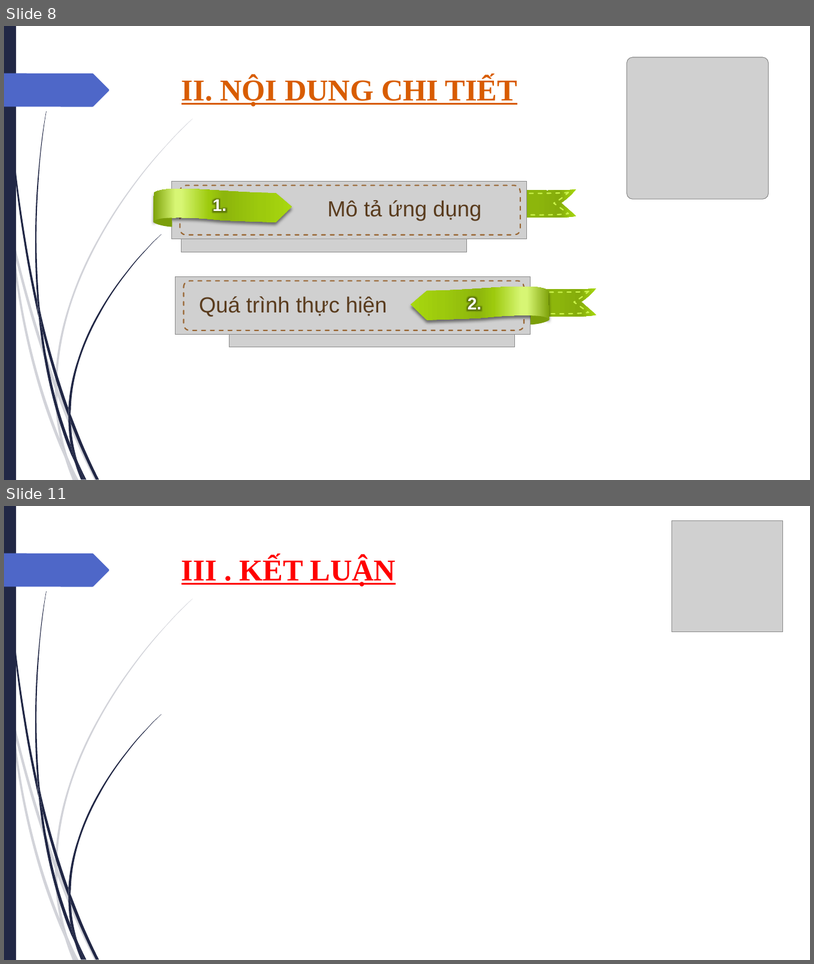
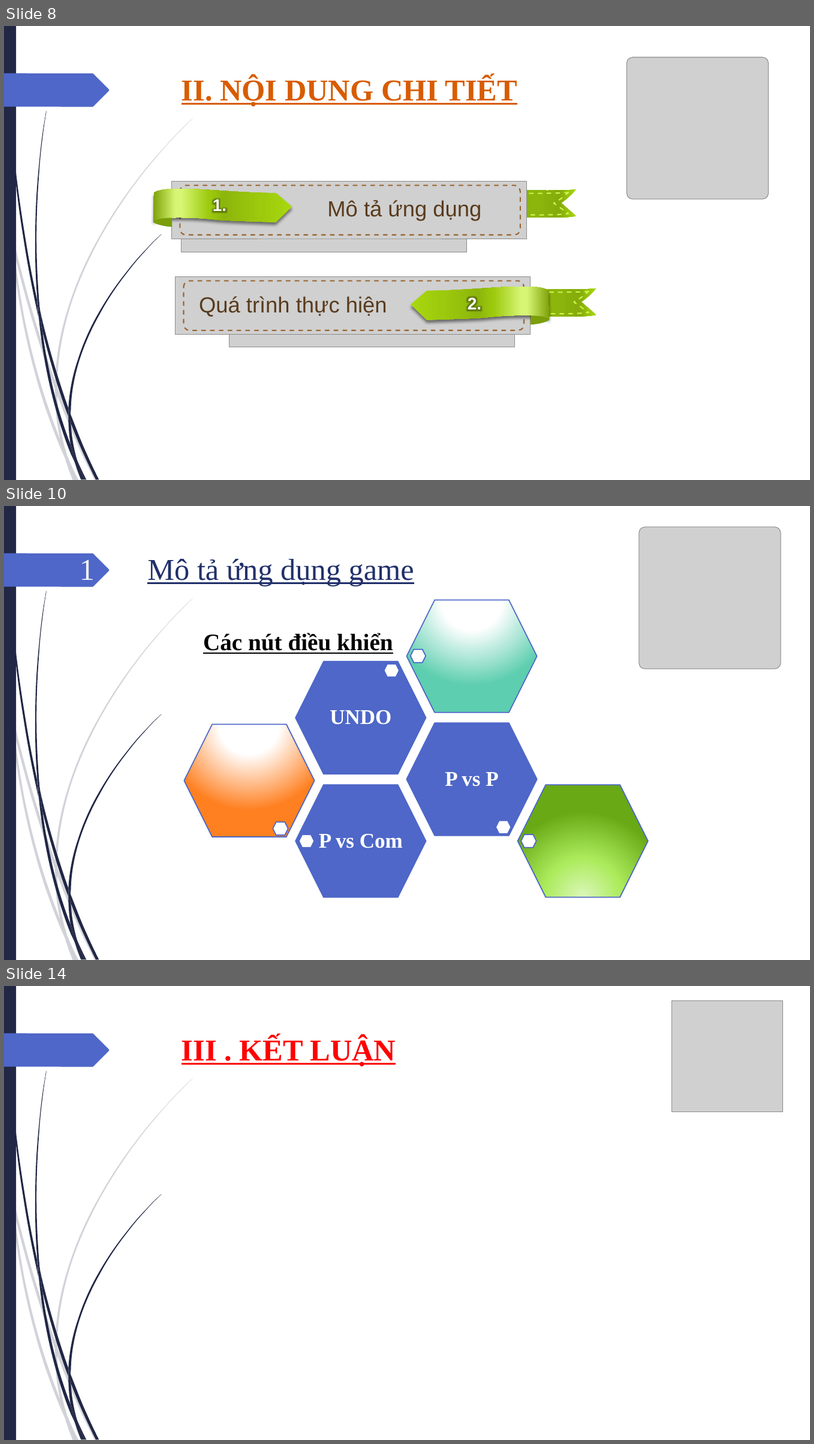
Before and after one commit to 17110144/caro-game-one-player, a slide deck: SLIDE GAME CARO ONE PLAYER.pptx. Shown one above the other, each under a label of ours: slides 8 and 11 before the commit, slides 8, 10 and 14 after it; the slides between them are not shown. The pictures are 814x964 and 814x1444 pixels, drawn with LibreOffice and Linux fonts; fonts in the diff are those of the drawing; grey boxes stand for pictures; background and template pictures are left out. Boxes give left, top, right and bottom in pixels: in the first picture for what was removed or moved away, otherwise in the second. Text is boxed around its words. In the diff, an @@ line names an element or a change of style, - is before the commit and + after.

```diff
--- a/SLIDE GAME CARO ONE PLAYER.pptx
+++ b/SLIDE GAME CARO ONE PLAYER.pptx
@@ slide 10 added at bbox=[4, 506, 810, 960], background picture (left out); not listed: 24 template elements that a slide beside it also shows @@
@@ picture added at bbox=[639, 527, 781, 669] @@
@@ title added at bbox=[80, 559, 414, 586], 36 pt, text #21306A, underline @@
+1 Mô tả ứng dụng game
@@ text added at bbox=[203, 633, 393, 654], 28 pt, text #000000, bold, underline @@
+Các nút điều khiển
@@ group added at bbox=[184, 600, 649, 897]: 12 hexagons, 3 texts @@
+P vs Com
+P vs P
+UNDO
@@ what was slide 11 is now slide 14 @@
```
Also in this commit, not shown: 2 slides changed, 2 other slides added, 2 other files.
